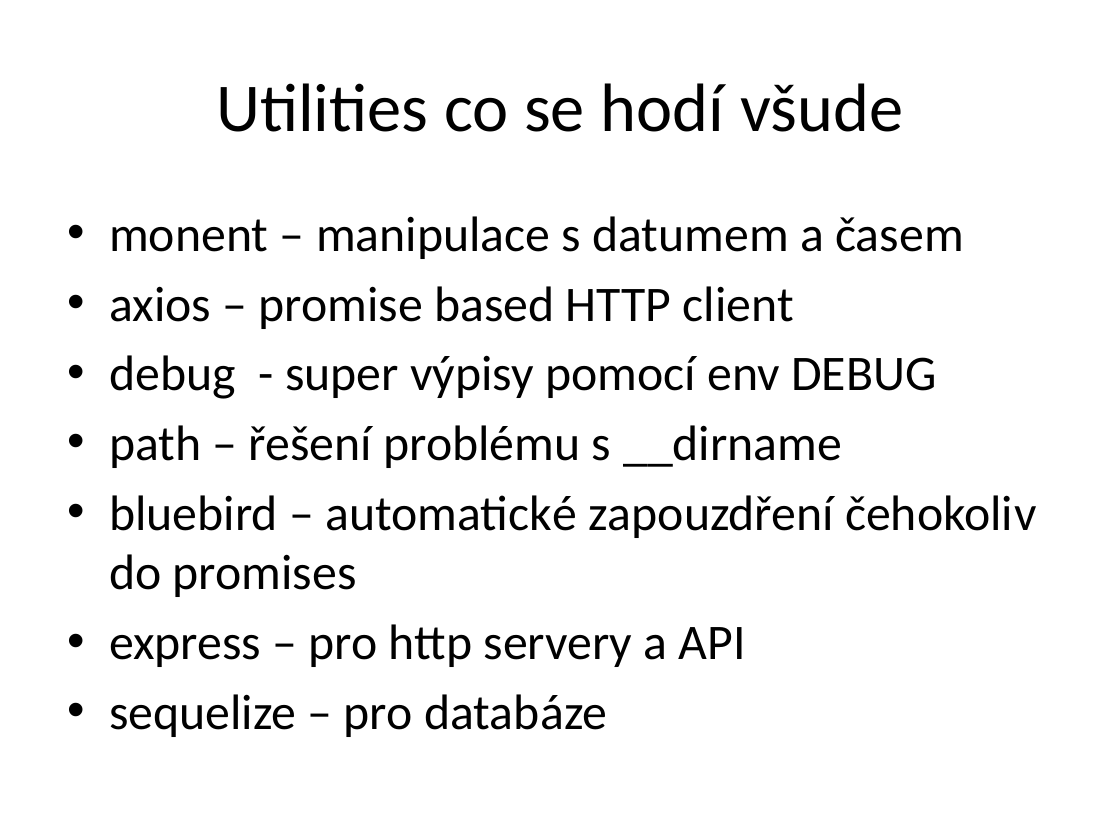
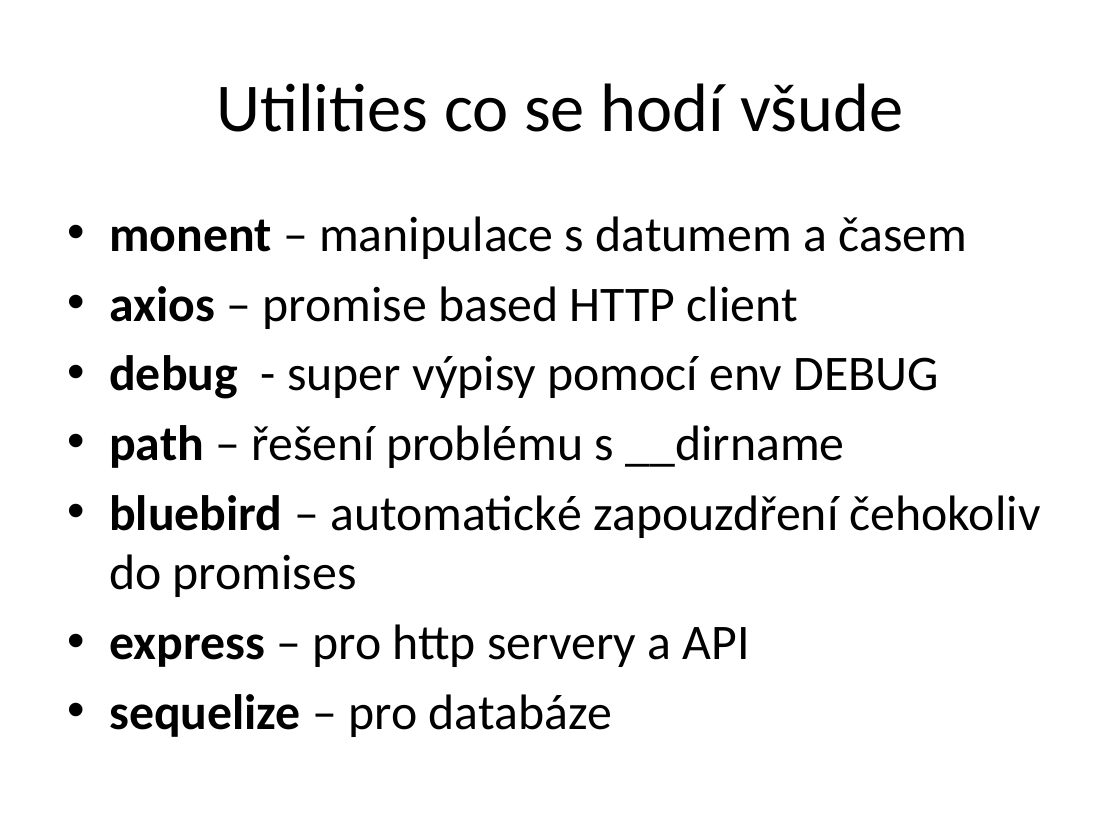
Before and after one commit to etnetera-activate/node-minicourse, a slide deck: slide 19 of node-uvod.pptx (slide 17 before the commit). Drawn at 1120x840 pixels with LibreOffice and Linux fonts; fonts in the diff are those of the drawing; background and template pictures are left out. Boxes give left, top, right and bottom in pixels: in the first picture for what was removed or moved away, otherwise in the second. Text is boxed around its words. In the diff, an @@ line names an element or a change of style, - is before the commit and + after.

```diff
--- a/node-uvod.pptx
+++ b/node-uvod.pptx
@@ text "monent – manipulace s datumem ..." at <box>109,216,1041,737</box>: bold on in "monent", "axios", "debug", "path" and 3 more places @@
```
Also in this commit, not shown: 7 other slides changed, 3 slides added, 1 slide removed, 7 other files.
